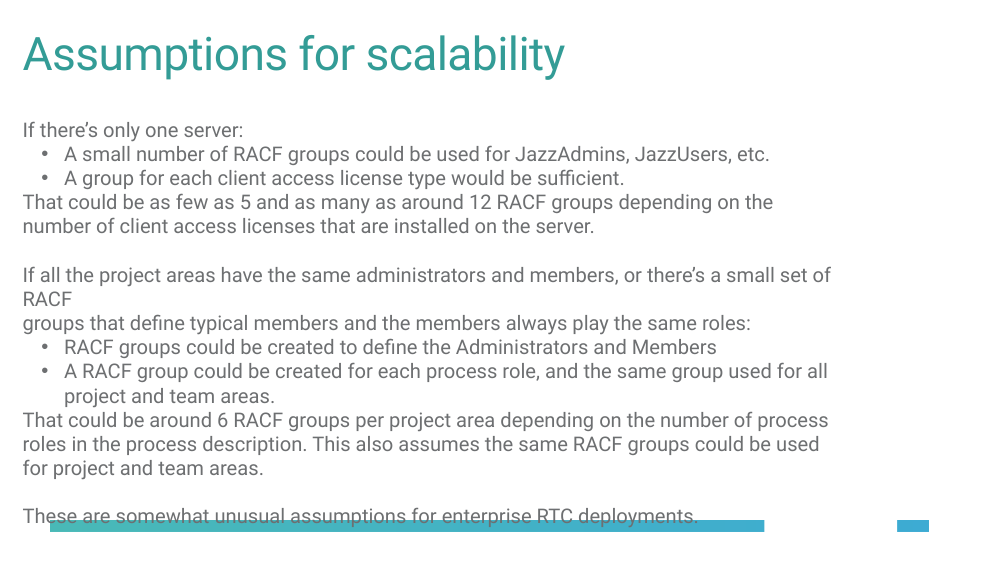
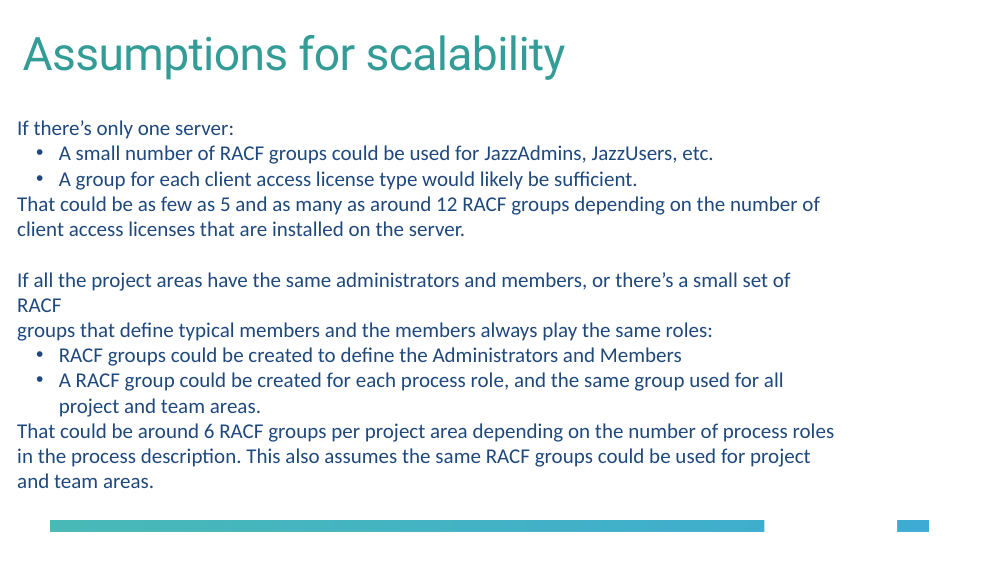
Before and after one commit to jamsden/CE4IoTConnector, a slide deck: slide 7 of LDAP-RTC-Sync/docs/LDAP-RTCSync.pptx (slide 16 before the commit). Drawn at 1008x567 pixels with LibreOffice and Linux fonts; fonts in the diff are those of the drawing; background and template pictures are left out. Boxes give left, top, right and bottom in pixels: in the first picture for what was removed or moved away, otherwise in the second. Text is boxed around its words. In the diff, an @@ line names an element or a change of style, - is before the commit and + after.

```diff
--- a/LDAP-RTC-Sync/docs/LDAP-RTCSync.pptx
+++ b/LDAP-RTC-Sync/docs/LDAP-RTCSync.pptx
@@ text at (x1=17, y1=120, x2=835, y2=488): paragraph removed @@
-These are somewhat unusual assumptions for enterprise RTC deployments.
@@ text at (x1=17, y1=120, x2=835, y2=488): size 19.2 to 20 pt, font Roboto to Calibri, text colour #6D6F71 to #1F497D @@
@@ text at (x1=59, y1=171, x2=638, y2=190): text changed; size 19.2 to 20 pt; font Roboto to Calibri; text colour #6D6F71 to #1F497D @@
-• A group for each client access license type would be sufficient.
+• A group for each client access license type would likely be sufficient.
```
Also in this commit, not shown: 9 other slides changed, 4 slides added, 9 other files.
